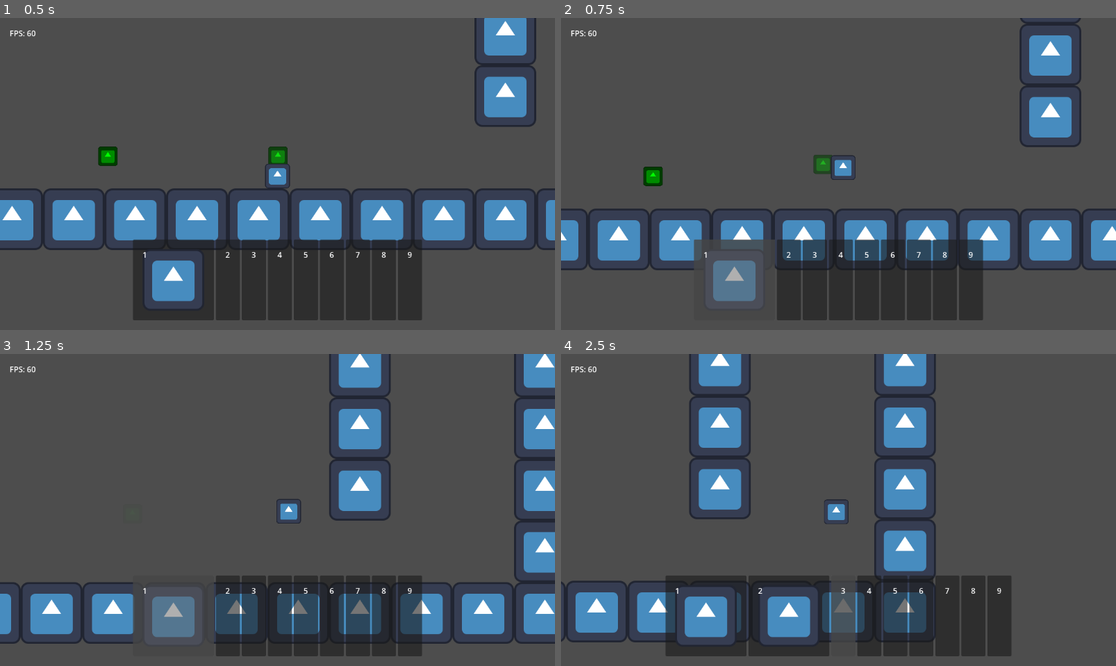
Above: before the commit, frames 1-4 (two rows, left to right).
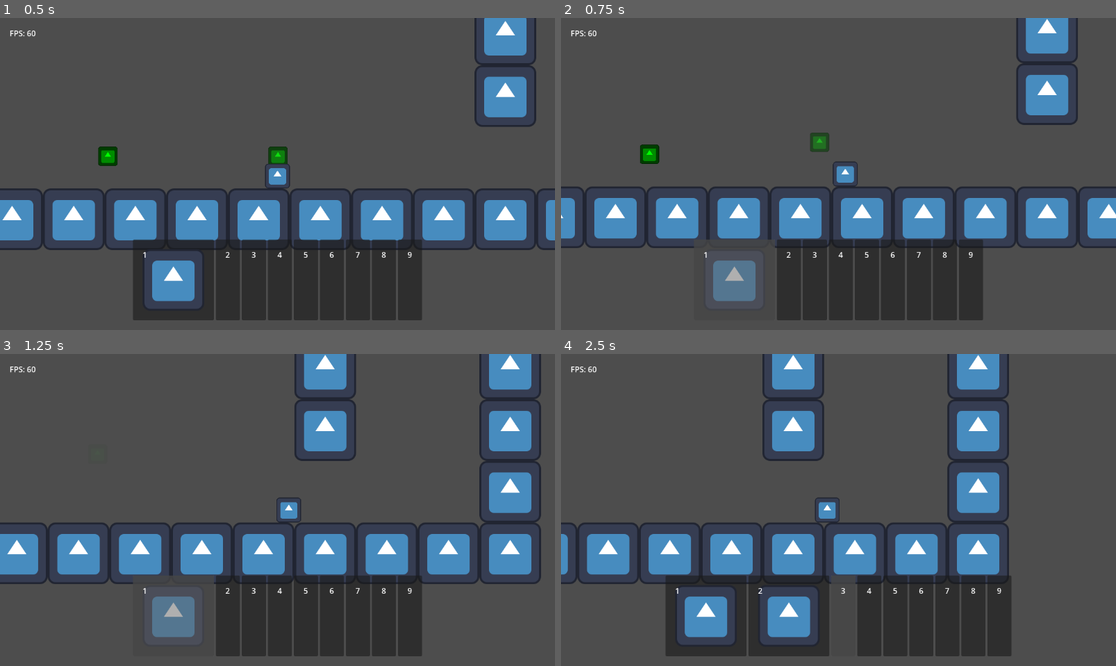
Above: after the commit, the same moments.

Repository: TheHumanMRP/RPG-Life-Tracker
Game: Godot game, scene res://Folders/Systems/Main/Scenes/main_scene.tscn
Two runs of this game, one before a commit and one after it. Both use one fixed random seed, a clock stepped at 60 frames per second and the inputs below. The engine's default icon, where the game draws it, is replaced by a stand-in: a white triangle on a blue panel in a dark square.
Inputs (mouse positions are in pixels of both pictures, inside the frame that each line leads up to):
- Up to frame 1 (0.5 s): no input
- Up to frame 2 (0.75 s): move the mouse to (733, 280) at 0.52 s; hold D (move_right) from 0.53 s (still down); tap Space (jump) at 0.6 s; click (733, 280) at 0.67 s
- Up to frame 3 (1.25 s): keep holding D (move_right); tap Space (jump) at 0.77, 1.07 s
- Up to frame 4 (2.5 s): move the mouse to (788, 616) at 1.27 s; tap I (add_test_sword) at 1.35 s; click (788, 616) at 1.42 s; tap Space (jump) at 1.52, 1.55, 1.82, 2.1 s; move the mouse to (844, 616) at 2.02 s; release D (move_right) at 2.03 s; hold A (move_left) from 2.03 s (still down); click (844, 616) at 2.17 s

Frame 1 is identical in both runs. In frame 2, 17% of the frame differs, in the area x 0-100%, y 0-81%; in frame 3, 30%, in the area x 0-100%, y 0-93%; in frame 4, 26%.

Commit message:
Auto commit at 2026-07-08 16:51:50

Diff:
--- a/Folders/Components/movement_component.gd
+++ b/Folders/Components/movement_component.gd
@@ -60,19 +60,6 @@
 
 	if is_on_floor:
 		velocity.y = 0
-		coyote_timer = coyote_time
-	else:
-		if jump_counter < 2:
-			coyote_timer -= delta
-
-	# Wall Jump
-	# if is_on_wall and jump and not is_on_floor:
-	# 	print("\nMovement Componenet: Wall jump!")
-	# 	velocity.x = wall_dir * wall_jump_force
-	# 	velocity.y = - (wall_jump_force / 2)
-
-	# print(is_on_wall, ",", jump, ",", is_on_floor)
-
 
 	# Jump
 	if jump and coyote_timer > 0:
